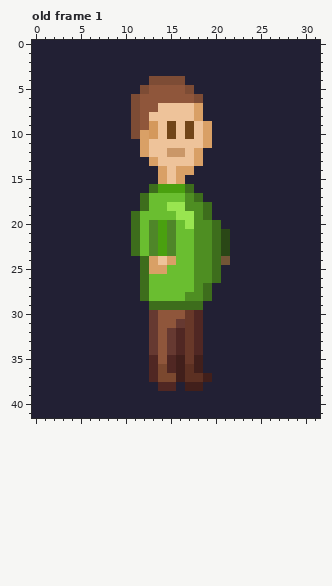
Two versions of one pixel-art file, Cherry/Assets/Textures/Characters/Player/Player-idle/Player-idle.aseprite. Above, as it was before the edit.
32x42 pixels, 1 frame. Colours within 5 levels of each other are drawn and written as one. Shown: old frame 1. The commit also changed other frames, which this record leaves out.
New version:
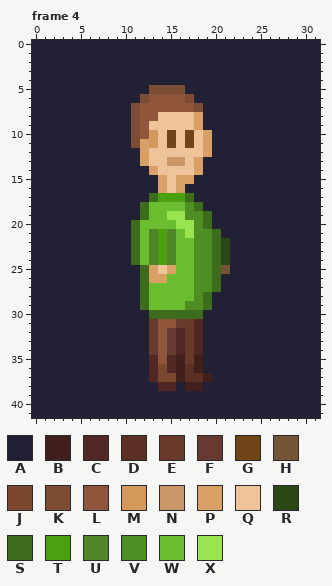
Palette (. is transparent): A #222034  B #411f1b  C #502723  D #5c3022  E #683829  F #663931  G #714518  H #735536  J #7b482f  K #7d4c35  L #8f563b  M #d4985b  N #ca9768  P #d9a066  Q #eec39a  R #2a4716  S #3d6d1c  T #4aa00f  U #4f8629  V #4e8e22  W #6abe30  X #99e550
A new or re-ordered frame is compared with the old frame closest to it.
Diff:
frames 1 -> 5
Changed rows in their new state; - is an unchanged pixel.
Frame 4 is new; against old frame 1:
first column x 11:
 4 --AAAA-----
 5 -AKKKKA----
 6 AK----KA---
 7 ---LLLLK---
 8 --L--------
 9 --Q-Q-QPA--
10 -L---------
11 K-M-G-G----
12 ----QQ-QP--
13 -PQ-NN-----
14 --PQ-QQP---
15 ------P----
16 --APQPA----
17 -ASTTTSA---
18 ----WW-SA--
19 AS--X-V----
20 --WWWX--SA-
21 ------X---A
24 SWUTU-----R
25 ---QP-----H
26 --PP-------
27 --------VS-
28 ------W----
29 -SWWWWVVS--
30 --SSSSSS---
Pixel boxes of the changes (left, top, right, bottom) in both pictures:
changed: (131, 76, 230, 319)
